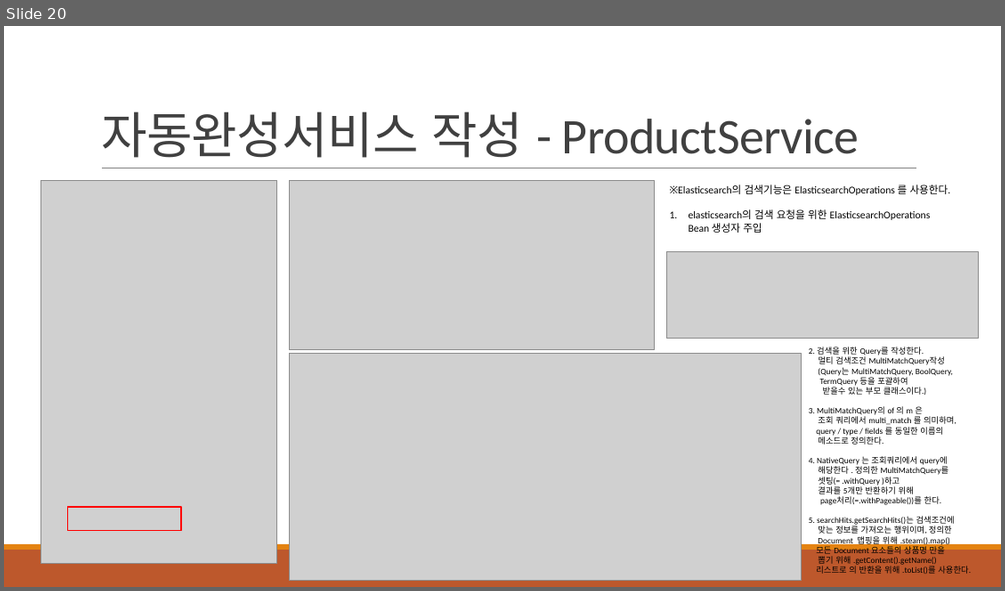
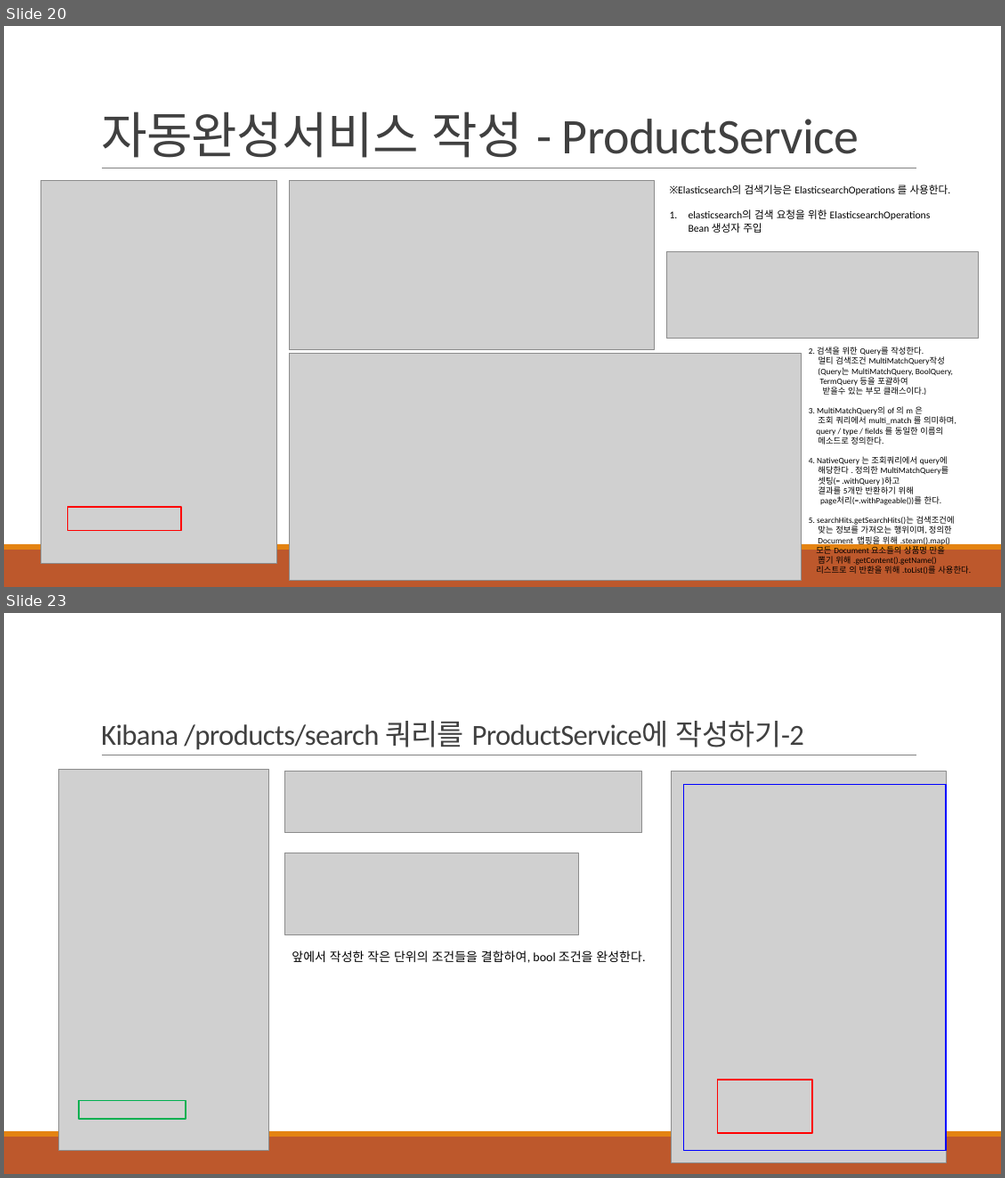
Before and after one commit to khb3025/study-elasticsearch, a slide deck: ppt/7.SpringBoot - ElasticSearch 도입.pptx. Shown one above the other, each under a label of ours: slide 20 before the commit, slides 20 and 23 after it; the slides between them are not shown. The pictures are 1005x591 and 1005x1178 pixels, drawn with LibreOffice and Linux fonts; fonts in the diff are those of the drawing; grey boxes stand for pictures. Boxes give left, top, right and bottom in pixels: in the first picture for what was removed or moved away, otherwise in the second. Text is boxed around its words. In the diff, an @@ line names an element or a change of style, - is before the commit and + after.

Commit message:
feat : 검색 기능(kibana검색쿼리) SpringBoot 작성

```diff
--- a/ppt/7.SpringBoot - ElasticSearch 도입.pptx
+++ b/ppt/7.SpringBoot - ElasticSearch 도입.pptx
@@ slide 23 added at [4,613,1001,1174], background #FFFFFF; not listed: 3 template elements that a slide beside it also shows @@
@@ title added at [101,721,804,750], 28 pt, text #404040 @@
+Kibana /products/search 쿼리를 ProductService에 작성하기-2
@@ picture added at [59,770,268,1150] @@
@@ picture added at [284,771,641,832] @@
@@ picture added at [671,771,947,1163] @@
@@ rectangle added at [684,784,947,1150], outline #0000FF 1.25 pt @@
@@ picture added at [284,852,578,933] @@
@@ text added at [291,950,645,963], 12 pt, text #000000 @@
+앞에서 작성한 작은 단위의 조건들을 결합하여, bool 조건을 완성한다.
@@ rectangle added at [718,1079,812,1134], outline #FF0000 1.25 pt @@
@@ rectangle added at [79,1101,186,1119], outline #00B050 1.25 pt @@
```
Also in this commit, not shown: 4 other slides added, 4 other files.
